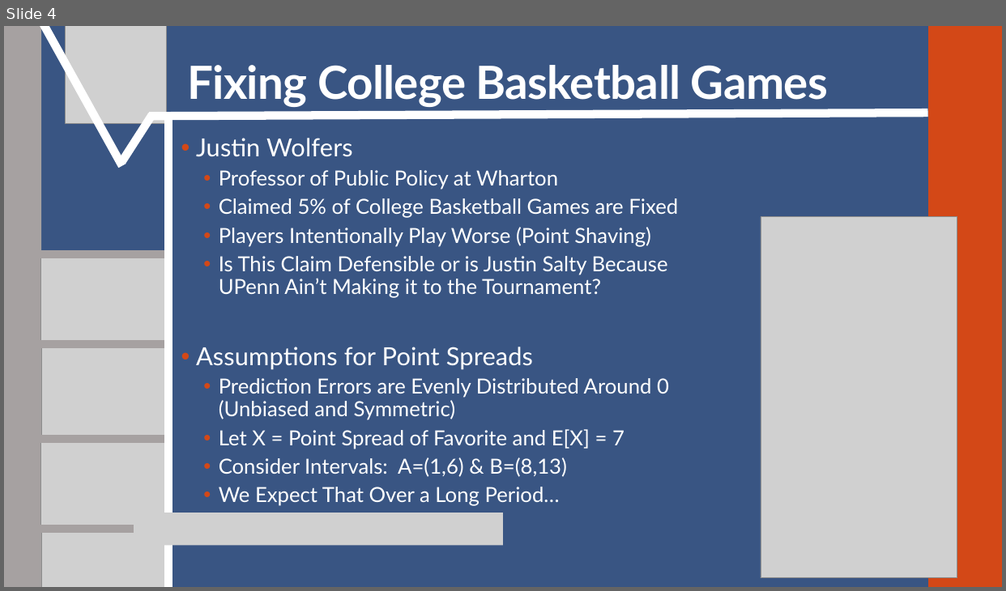
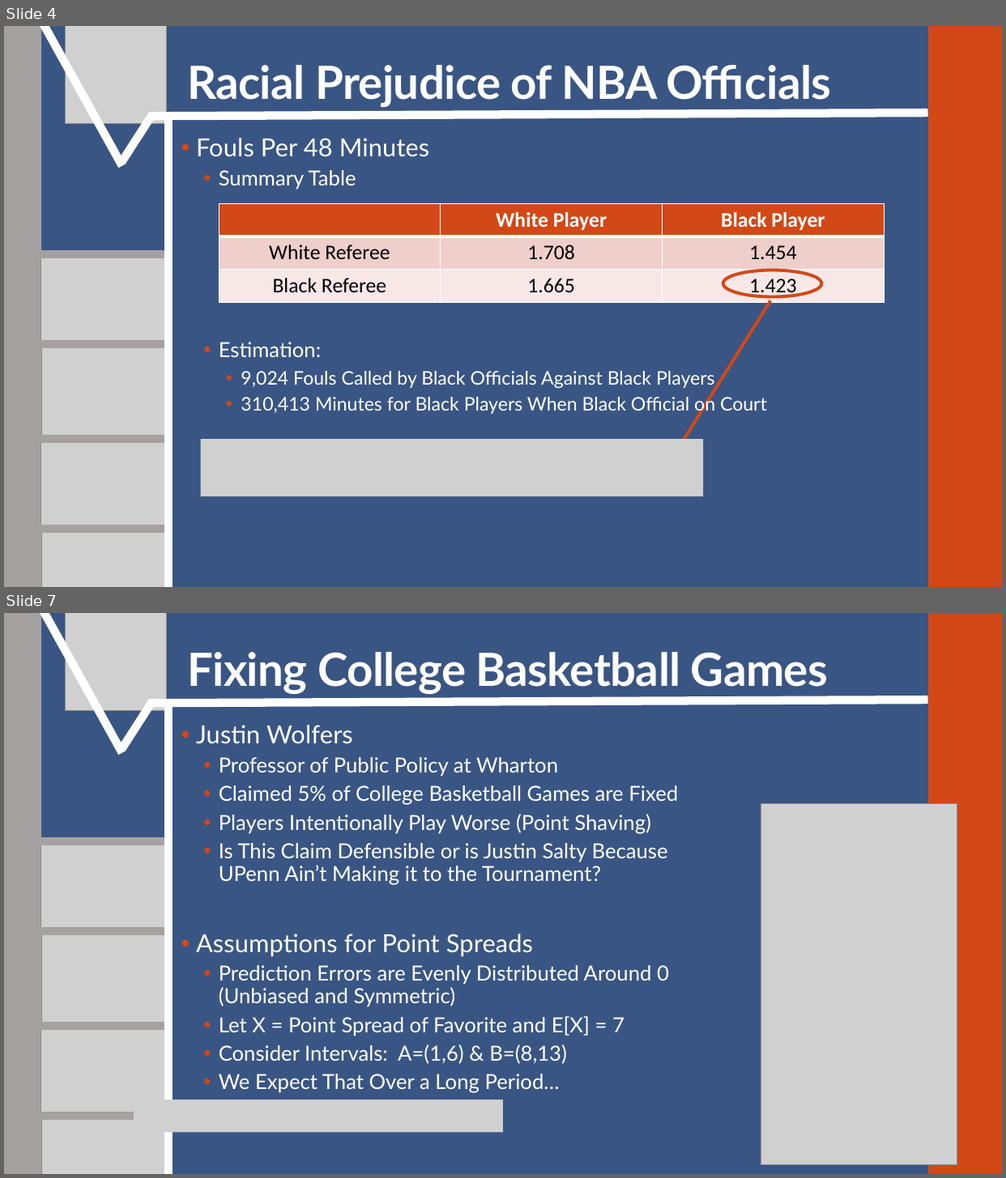
Before and after one commit to SuperMarioGiacomazzo/STOR390_WEBSITE, a slide deck: Slides/Basketball 5/Basketball_5_Lecture.pptx. Shown one above the other, each under a label of ours: slide 4 before the commit, slides 4 and 7 after it; the slides between them are not shown. The pictures are 1006x591 and 1006x1178 pixels, drawn with LibreOffice and Linux fonts; fonts in the diff are those of the drawing; grey boxes stand for pictures. Boxes give left, top, right and bottom in pixels: in the first picture for what was removed or moved away, otherwise in the second. Text is boxed around its words. In the diff, an @@ line names an element or a change of style, - is before the commit and + after.

```diff
--- a/Slides/Basketball 5/Basketball_5_Lecture.pptx
+++ b/Slides/Basketball 5/Basketball_5_Lecture.pptx
@@ slide 4 added at (4,26,1002,587), background #395583; not listed: 2 template elements that a slide beside it also shows @@
@@ line added from (40, 26) to (122, 166), #FFFFFF 8 pt @@
@@ picture added at (65,26,166,123) @@
@@ title added at (187,65,831,107), 44 pt, text #FFFFFF, bold @@
+Racial Prejudice of NBA Officials
@@ line added from (122, 161) to (152, 115), #FFFFFF 8 pt @@
@@ line added from (149, 116) to (928, 113), #FFFFFF 8 pt @@
@@ line added from (168, 587) to (168, 115), #FFFFFF 8 pt @@
@@ text added at (196,138,767,416), 18 pt, text #FFFFFF @@
+• Fouls Per 48 Minutes
+  • Summary Table
+  • Estimation:
+    • 9,024 Fouls Called by Black Officials Against Black Players
+    • 310,413 Minutes for Black Players When Black Official on Court
@@ table added at (219,203,884,301), 3 rows, 3 columns @@
+ | White Player | Black Player
+White Referee | 1.708 | 1.454
+Black Referee | 1.665 | 1.423
@@ line added from (35, 254) to (165, 254), #A6A1A1 8 pt @@
@@ picture added at (40,257,172,348) @@
@@ ellipse added at (723,270,822,297), outline #D34817 3 pt @@
@@ arrow added from (770, 301) to (673, 457), #D34817 3 pt @@
@@ line added from (34, 344) to (164, 344), #A6A1A1 8 pt @@
@@ picture added at (41,348,172,439) @@
@@ line added from (35, 439) to (165, 439), #A6A6A6 8 pt @@
@@ line added from (35, 439) to (165, 439), #A6A1A1 8 pt @@
@@ picture added at (40,442,172,533) @@
@@ picture added at (201,439,704,497) @@
@@ line added from (34, 529) to (164, 529), #A6A1A1 8 pt @@
@@ picture added at (41,533,172,587) @@
@@ what was slide 4 is now slide 7 @@
```
Also in this commit, not shown: 1 slide changed, 2 other slides added, 9 other files.
